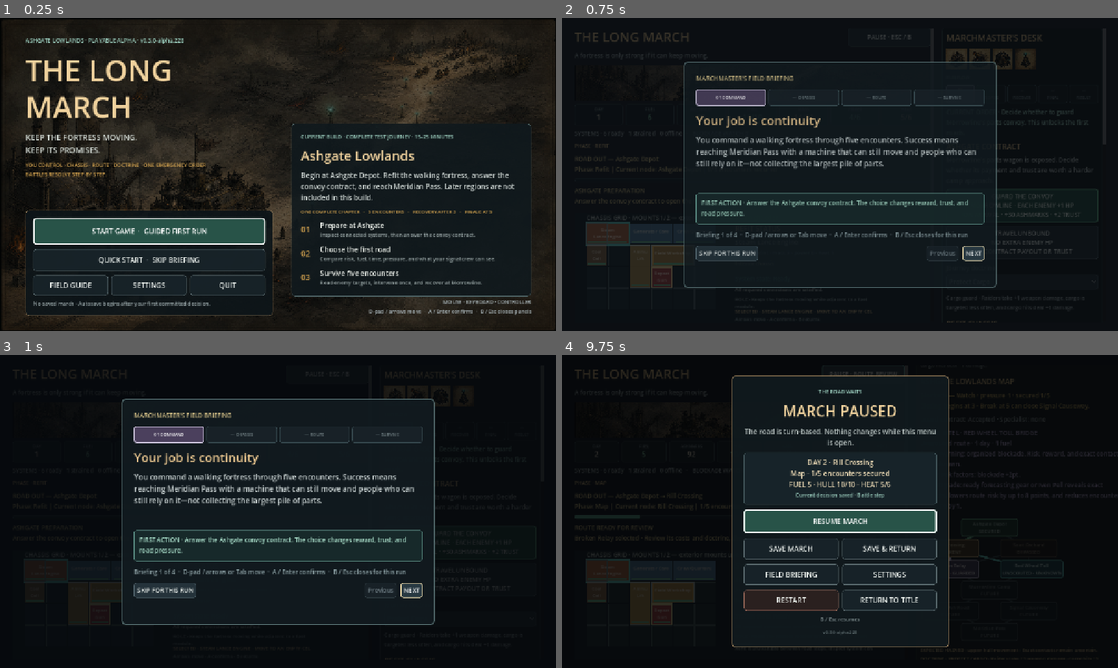
Above: before the commit, frames 1-4 (two rows, left to right).
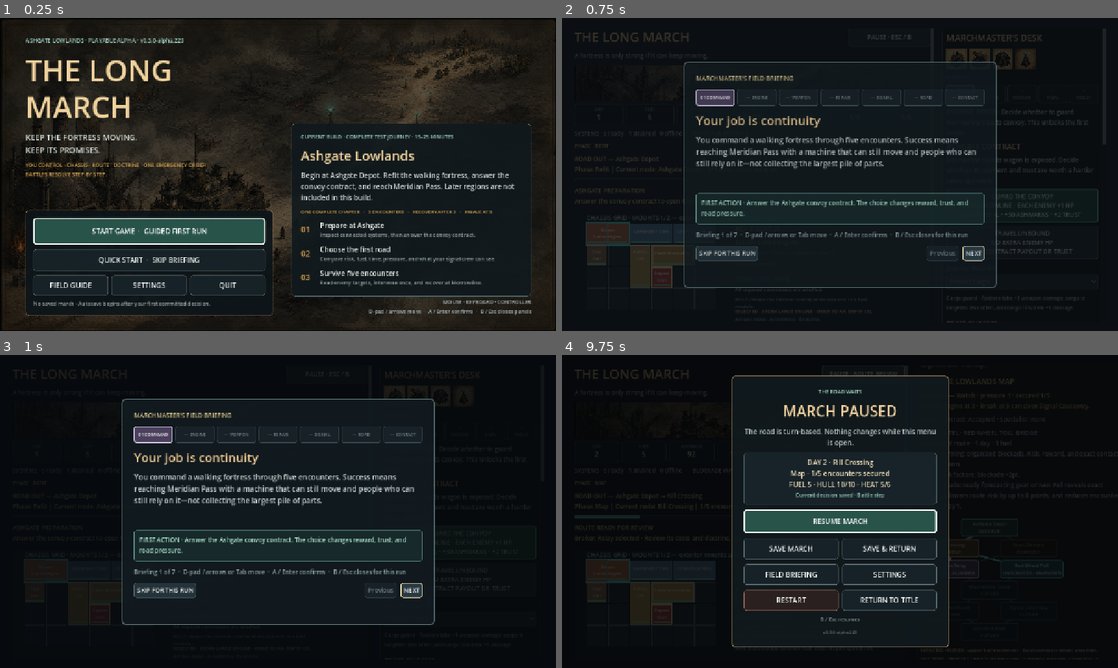
Above: after the commit, the same moments.

Repository: raphaelroshan/the-long-march
Game: Godot game, scene res://scenes/App.tscn
Two runs of this game, one before a commit and one after it. Both use one fixed random seed, a clock stepped at 60 frames per second and the inputs below.
Inputs:
- Up to frame 1 (0.25 s): no input
- Up to frame 2 (0.75 s): click "START GAME · GUIDED FIRST RUN" at 0.5 s
- Up to frame 3 (1 s): no input
- Up to frame 4 (9.75 s): click "SKIP FOR THIS RUN" at 1.25 s; click "GUARD THE CONVOY MORROWLINE ·…" at 2 s; click "Rill Crossing KNOWN · LOW" at 2.75 s; click "Rill Crossing SELECTED · LOW" at 3.5 s; click "Soot Orchard FORECAST · GUARD…" at 4.25 s; click "COMMIT · RILL CROSSING DAY 1→…" at 5 s; click "ADVANCE · RESOLVE STEP 1 OF 6" at 5.75 s; click "ADVANCE · RESOLVE STEP 2 OF 6…" at 6.5 s; click "Broken Relay FORECAST · GUARD…" at 7.25 s; click "Broken Relay SELECTED · GUARD…" at 8 s; click "Red Wheel Toll UNSCOUTED · UN…" at 8.75 s; click "PAUSE · ROUTE REVIEW" at 9.5 s

The runs differ from the first frame. In frame 1, less than 0.1% of the frame differs, in the area x 32-33%, y 6-8%; in frame 2, 0.5%; in frame 3, 0.6%, in the area x 24-75%, y 22-70%; in frame 4, less than 0.1%.

Commit message:
feat: teach dependencies one step at a time

Diff:
--- a/project.godot
+++ b/project.godot
@@ -4,7 +4,7 @@
 
 [application]
 config/name="The Long March"
-config/version="0.3.0-alpha.228"
+config/version="0.3.0-alpha.229"
 run/main_scene="res://scenes/App.tscn"
 config/features=PackedStringArray("4.4", "GL Compatibility")
 
--- a/src/ui/app.gd
+++ b/src/ui/app.gd
@@ -200,7 +200,7 @@
 	start_button.name = "StartGameButton"
 	start_button.text = "START GAME  ·  GUIDED FIRST RUN"
 	start_button.custom_minimum_size = Vector2(0, 62)
-	start_button.tooltip_text = "Begin at Ashgate Depot with the four-part Marchmaster briefing."
+	start_button.tooltip_text = "Begin at Ashgate Depot with the seven-step Marchmaster briefing."
 	start_button.pressed.connect(_start_new_game)
 	_accent_button(start_button)
 	actions.add_child(start_button)
@@ -576,7 +576,7 @@
 	display_mode_button = _settings_action(content, "DISPLAY MODE", "Switch between a window and borderless fullscreen.", _toggle_display_mode)
 	motion_button = _settings_action(content, "TRANSITION MOTION", "Reduced motion removes the title-to-stage fade.", _toggle_reduced_motion)
 	autosave_button = _settings_action(content, "AUTOMATIC CHECKPOINTS", "Save after committed decisions, refits, and encounter progress.", _toggle_autosave)
-	reset_briefing_button = _settings_action(content, "FIRST-RUN BRIEFING", "Show the four-part Marchmaster briefing on the next guided run.", _reset_briefing)
+	reset_briefing_button = _settings_action(content, "FIRST-RUN BRIEFING", "Show the seven-step Marchmaster briefing on the next guided run.", _reset_briefing)
 	clear_save_button = _settings_action(content, "LOCAL SAVE", "Permanently remove the local Continue save after confirmation.", _request_confirmation.bind("clear_save"))
 	settings_status_label = Label.new()
 	settings_status_label.autowrap_mode = TextServer.AUTOWRAP_WORD_SMART
@@ -910,7 +910,7 @@
 		start_button.tooltip_text = "Begin directly at Ashgate Depot. Reset the completed briefing in Settings to see it on the next new game."
 	else:
 		start_button.text = "PLAY AGAIN · GUIDED BRIEFING" if has_completed_save else ("NEW GAME · GUIDED BRIEFING" if has_valid_save else "START GAME  ·  GUIDED FIRST RUN")
-		start_button.tooltip_text = "Begin at Ashgate Depot with the four-part Marchmaster briefing."
+		start_button.tooltip_text = "Begin at Ashgate Depot with the seven-step Marchmaster briefing."
 	quick_start_button.visible = not briefing_complete
 	quick_start_button.text = "QUICK REPLAY · SKIP BRIEFING" if has_completed_save else ("NEW QUICK RUN · SKIP BRIEFING" if has_valid_save else "QUICK START  ·  SKIP BRIEFING")
 	guide_quick_start_button.text = "QUICK REPLAY ASHGATE" if has_completed_save else ("START NEW ASHGATE RUN" if has_valid_save else "QUICK START ASHGATE")
--- a/src/ui/main.gd
+++ b/src/ui/main.gd
@@ -27,7 +27,7 @@
 	"protect_crew": "Climbers / Siege Beast take +1 · crew hits −1",
 	"run_hot": "all attacks +1 · heat +2 · overheating raises danger"
 }
-const ONBOARDING_LABELS := ["COMMAND", "CHASSIS", "ROUTE", "SURVIVE"]
+const ONBOARDING_LABELS := ["COMMAND", "ENGINE", "WEAPON", "REPAIR", "SIGNAL", "ROAD", "CONTACT"]
 const ROUTE_INTEL_COLORS := {
 	"neutral": Color("#d8c389"),
 	"safe": Color("#9fddbd"),
@@ -42,9 +42,24 @@
 		"action": "FIRST ACTION · Answer the Ashgate convoy contract. The choice changes reward, trust, and road pressure."
 	},
 	{
-		"title": "Read the machine",
-		"body": "Select an installed module to see what keeps it Ready. Engines need adjacent fuel; weapons benefit from ammunition lifts; workshops need crew. Choose Edit Chassis; arrows move the gold cursor, A or Enter acts, and B or Escape returns.",
-		"action": "TRY THIS · Select the Steam Lance Engine and read its dependency status before changing the layout."
+		"title": "Keep movement alive",
+		"body": "The Steam Lance Engine needs a working adjacent Coal Cell. If that link is lost, movement stops and departure can be blocked. Select the engine to read its dependency card. Choose Edit Chassis; arrows move the gold cursor, A or Enter acts, and B or Escape returns.",
+		"action": "TRY THIS · Select the Steam Lance Engine and find DEPENDS ON, IF LOST, and COUNTER."
+	},
+	{
+		"title": "Feed the weapons",
+		"body": "Weapons need shared power. An adjacent Ammunition Lift provides full output; without it, a gun remains strained and fires emergency ammunition for less damage.",
+		"action": "TRY THIS · Inspect the Repeater Gun, then locate the Ammunition Lift connected beside it."
+	},
+	{
+		"title": "Keep repairs staffed",
+		"body": "The Field Workshop needs adjacent Crew Quarters to operate. An adjacent Parts Crate improves each repair from a temporary patch to a stronger restoration.",
+		"action": "TRY THIS · Inspect the Field Workshop and decide which crew or parts link you would protect first."
+	},
+	{
+		"title": "Trade exposure for knowledge",
+		"body": "Signal systems need power and exterior visibility for exact forecasts. Without a clear exterior signal, route information stays broad; exposed signal equipment is easier for Climbers and storms to reach.",
+		"action": "LOOK FOR · Compare exact, forecast, and unscouted route information before exposing a signal module."
 	},
 	{
 		"title": "Choose, review, then commit",
@@ -52,9 +67,9 @@
 		"action": "LOOK FOR · Compare fuel, time, risk, pressure, doctrine, and whether the chassis answers any revealed counter before Commit."
 	},
 	{
-		"title": "Read, intervene, recover",
-		"body": "Battles advance one readable step at a time. Enemies name their targets and the report explains dependency failures. You may issue one emergency order per encounter, then refit and recover at Morrowline before the final road.",
-		"action": "IN CONTACT · Read the current target before advancing. At the end, record what felt clear or confusing."
+		"title": "Read the contact",
+		"body": "Battles advance one readable step at a time. Each contact names its target, why it chose that system, and the next hit. You may issue one emergency order per encounter, then refit and recover at Morrowline before the final road.",
+		"action": "IN CONTACT · Read TARGET, WHY, and NEXT before advancing. At the end, record what felt clear or confusing."
 	}
 ]
 
@@ -875,7 +890,7 @@
 
 	how_to_play_button = Button.new()
 	how_to_play_button.text = "OPEN FIELD BRIEFING"
-	how_to_play_button.tooltip_text = "Review the four-part Marchmaster briefing without leaving this run."
+	how_to_play_button.tooltip_text = "Review the seven-step Marchmaster briefing without leaving this run."
 	how_to_play_button.pressed.connect(_show_onboarding.bind(true))
 	controls.add_child(how_to_play_button)
 
--- a/tests/test_prototype_flow.gd
+++ b/tests/test_prototype_flow.gd
@@ -94,7 +94,7 @@
 	_expect(combat_receipt.contains("Lower Hull Plate absorbs") and combat_receipt.contains("Burrower hits Coal Cell") and …(221 unchanged characters)…
 	_expect(not combat_receipt.contains("Shell Cannon fires"), "the combat receipt should prefer the latest incoming cause-and-effect chain over older outgoing detail")
 	_expect(game.onboarding_overlay.visible, "a first run should open the Marchmaster briefing")
-	_expect(game.ONBOARDING_STEPS.size() == 4 and game.onboarding_step_panels.size() == 4, "the guided briefing should use four concise, visible stages")
+	_expect(game.ONBOARDING_STEPS.size() == 7 and game.onboarding_step_panels.size() == 7, "the guided briefing should teach each core dependency and journey decision in a separate visible stage")
 	_expect(game.onboarding_next_button.get_node_or_null(game.onboarding_next_button.focus_neighbor_left) == game.onboarding_skip_button, "the first briefing step should route left around its disabled Previous action")
 	_expect(game.onboarding_next_button.get_node_or_null(game.onboarding_next_button.focus_next) == game.onboarding_skip_b …(204 unchanged characters)…
 	_expect(game.onboarding_progress_label.text.contains("D-pad") and game.onboarding_progress_label.text.contains("A / Enter"), "the briefing should name controller and keyboard navigation together")
@@ -106,8 +106,14 @@
 		if _step == 1:
 			_expect(game.onboarding_next_button.get_node_or_null(game.onboarding_next_button.focus_neighbor_left) == game.onboarding_back_button, "later briefing steps should restore Previous to controller navigation")
 			_expect(game.onboarding_skip_button.get_node_or_null(game.onboarding_skip_button.focus_next) == game.onboarding_back_button, "later briefing steps should restore Previous to the modal Tab cycle")
-			_expect(game.onboarding_body_label.text.contains("Edit Chassis") and game.onboarding_body_label.text.contains("B or Escape returns"), "the briefing should explain how controller users enter and leave chassis editing")
+			_expect(game.onboarding_body_label.text.contains("adjacent Coal Cell") and game.onboarding_body_label.text.contains("Edit Chassis") and game.onboarding_body_label.text.contains("B or Escape returns"), "the engine briefing should teach movement dependency and chassis controls together")
 		if _step == 2:
+			_expect(game.onboarding_body_label.text.contains("Ammunition Lift") and game.onboarding_body_label.text.contains("emergency ammunition"), "the weapon briefing should explain full and strained ammunition states")
+		if _step == 3:
+			_expect(game.onboarding_body_label.text.contains("Crew Quarters") and game.onboarding_body_label.text.contains("Parts Crate"), "the workshop briefing should separate staffing from repair supply")
+		if _step == 4:
+			_expect(game.onboarding_body_label.text.contains("exterior visibility") and game.onboarding_body_label.text.contains("exact forecasts"), "the signal briefing should explain the information-for-exposure tradeoff")
+		if _step == 5:
 			_expect(game.onboarding_body_label.text.contains("contacts and counters") and game.onboarding_body_label.text.contains("Closing at 3") and game.onboarding_body_label.text.contains("Break at 5"), "the route briefing should explain what exact scouting reveals and when blockade pressure escalates")
 			_expect(game.onboarding_action_label.text.contains("whether the chassis answers") and game.onboarding_action_label.text.contains("Commit"), "the route briefing should turn revealed counters into a concrete pre-commit check")
 		if _step == game.ONBOARDING_STEPS.size() - 1:
--- a/tools/ci_manifest.json
+++ b/tools/ci_manifest.json
@@ -1,7 +1,7 @@
 {
   "slug": "the-long-march",
   "display_name": "The Long March",
-  "prototype_version": "0.3.0-alpha.228",
+  "prototype_version": "0.3.0-alpha.229",
   "playtest_ready": true,
   "godot_test": "res://tests/test_fortress_state.gd",
   "primary_repo": "raphaelroshan/the-long-march",
Not shown, changed: export_presets.cfg
Not shown, changed: README.md
Not shown, changed: docs/decision_log.md
Not shown, changed: docs/playtest_guide.md
